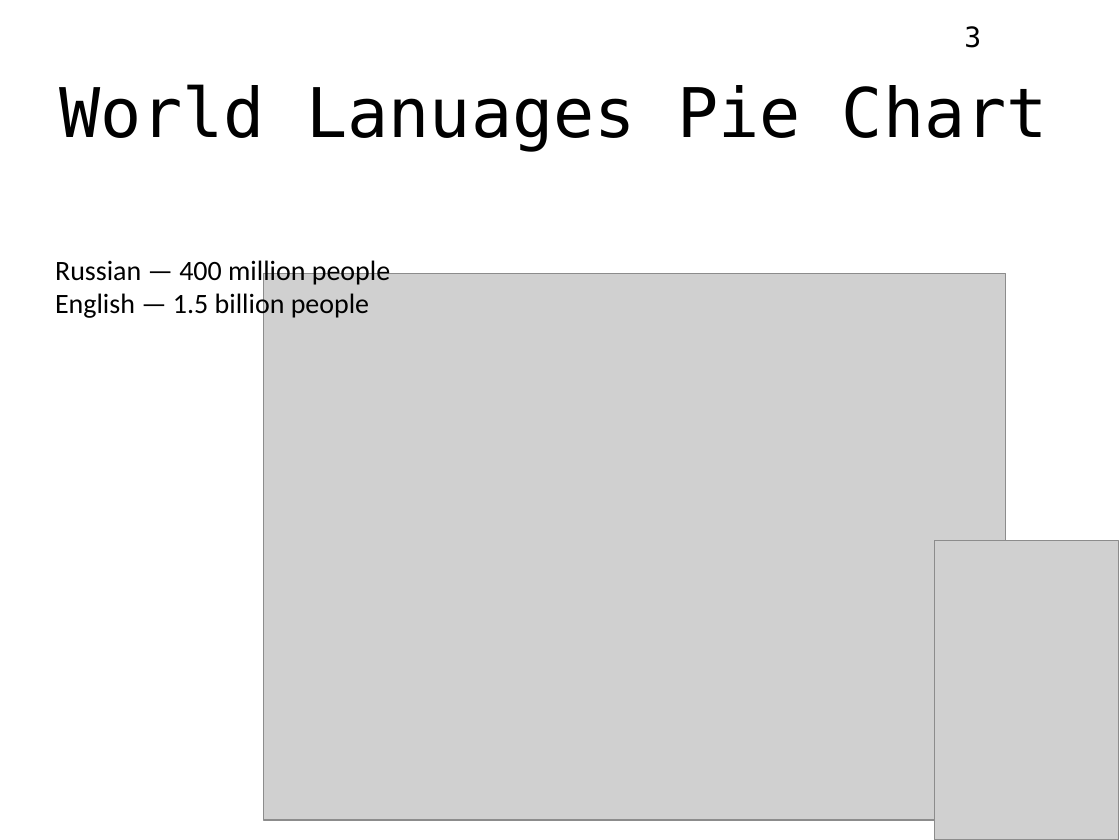
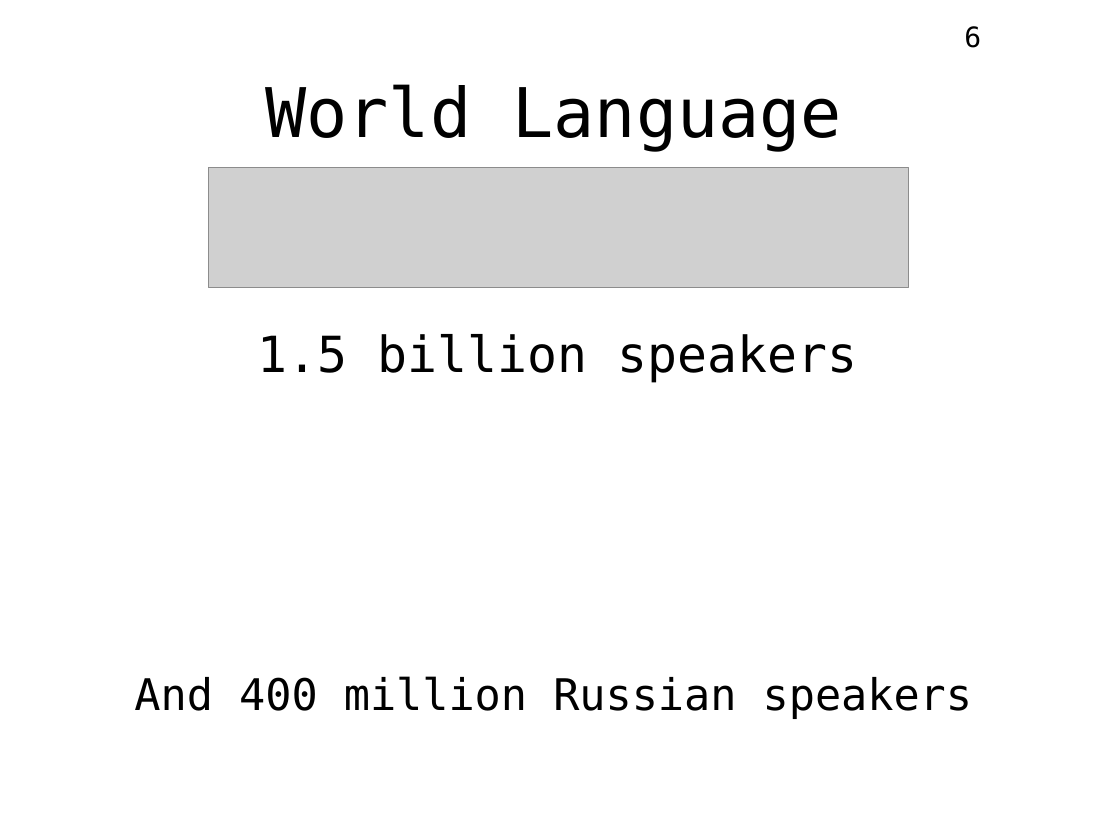
Before and after one commit to konstunn/eng, a slide deck: slide 6 of sem2/eng4tech/english4techmakers.odp (slide 3 before the commit). Drawn at 1120x840 pixels with LibreOffice and Linux fonts; fonts in the diff are those of the drawing; grey boxes stand for pictures. Boxes give left, top, right and bottom in pixels: in the first picture for what was removed or moved away, otherwise in the second. Text is boxed around its words. In the diff, an @@ line names an element or a change of style, - is before the commit and + after.

```diff
--- a/sem2/eng4tech/english4techmakers.odp
+++ b/sem2/eng4tech/english4techmakers.odp
@@ page number at [964,26,981,48]: text changed @@
-3
+6
@@ title at [265,84,843,152]: text changed @@
-World Lanuages Pie Chart
+World Language
@@ picture: place and size @@
-picture at [264,273,1006,820]
+picture at [208,168,908,288]
@@ text removed at [55,257,390,320] @@
-Russian — 400 million people
-English — 1.5 billion people
@@ text added at [258,334,858,383], 32 pt, text #000000 @@
+1.5 billion speakers
@@ picture removed at [935,541,1119,840] @@
@@ text added at [134,676,972,719], 28 pt, text #000000 @@
+And 400 million Russian speakers
```
Also in this commit, not shown: 6 other slides changed, 6 slides added, 3 slides removed.
